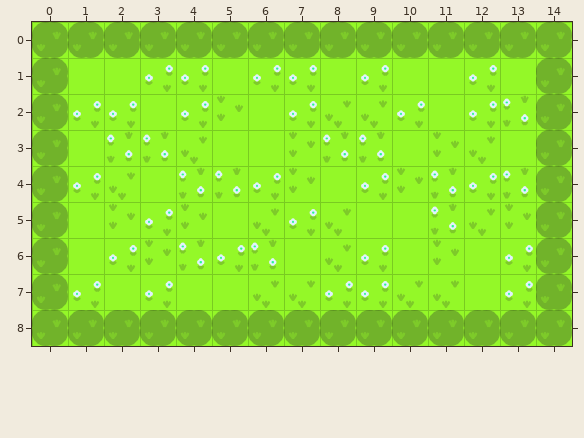
A Tiled map (JSON) gets an edit: dist/assets/tilemaps/meetup_game_2.json. That is the earlier state.
Cells are 64x64 px. Shown: x 0..14, y 0..8.
New version:
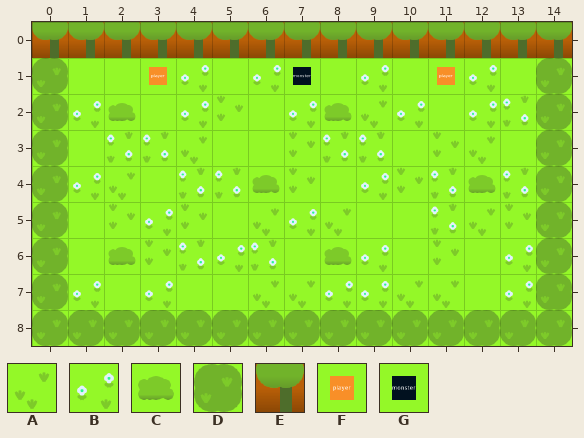
Key: from "meetup_tileset": A 1, B 3, C 5, D 6, E 7, F 8, G 10.
_ is an empty cell, . an unchanged one.
Objects are placed by their top-left corner, in cells (3,4 is the top-left corner of cell 3,4); size is 1x1 cell unless given.
From old to new:
--- layer "Floor"
@@ x 0..14 @@
-0 DDDDDDDDDDDDDDD
+0 EEEEEEEEEEEEEEE
@@ x 2..8 @@
-2 B.....A
+2 C.....C
@@ x 6..12 @@
-4 B.....B
+4 C.....C
@@ x 2..8 @@
-6 B.....A
+6 C.....C
--- layer "Players" (added)
+F at 3,1
+F at 11,1
--- layer "Enemies" (added)
+G at 7,1
Boxes around the changes in both pictures, in picture pixels (x1, y1, x2, y2):
changed: (32, 22, 572, 128)
changed: (252, 173, 281, 200)
changed: (468, 173, 497, 200)
changed: (108, 245, 137, 272)
changed: (324, 244, 352, 272)
